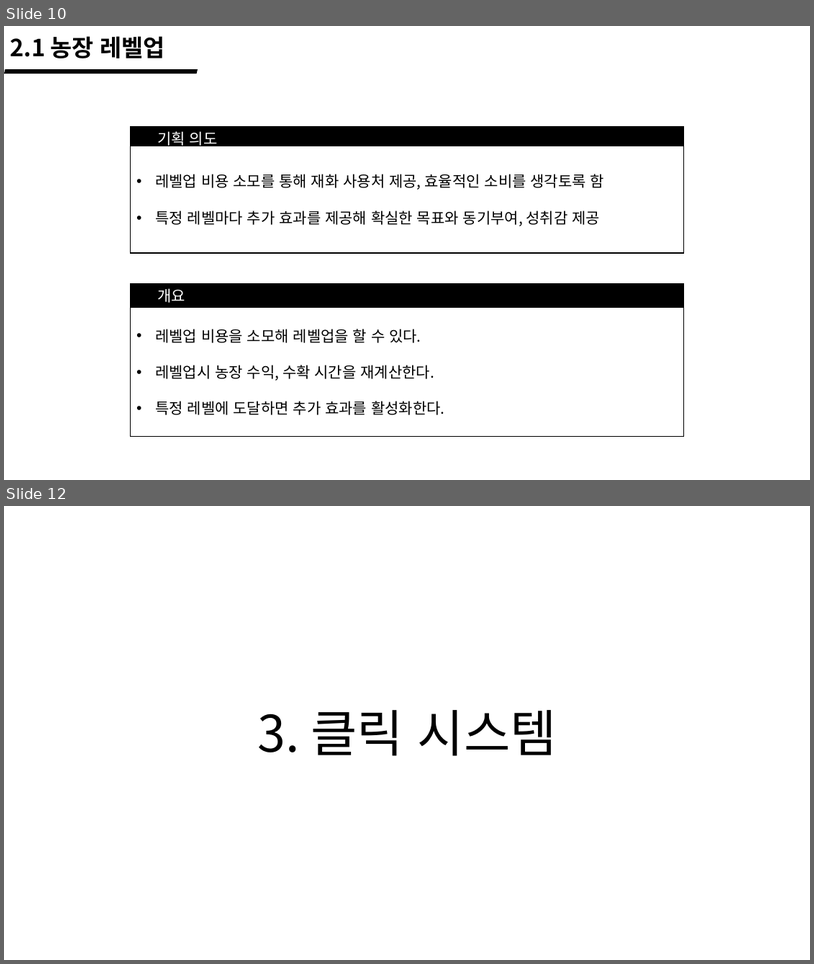
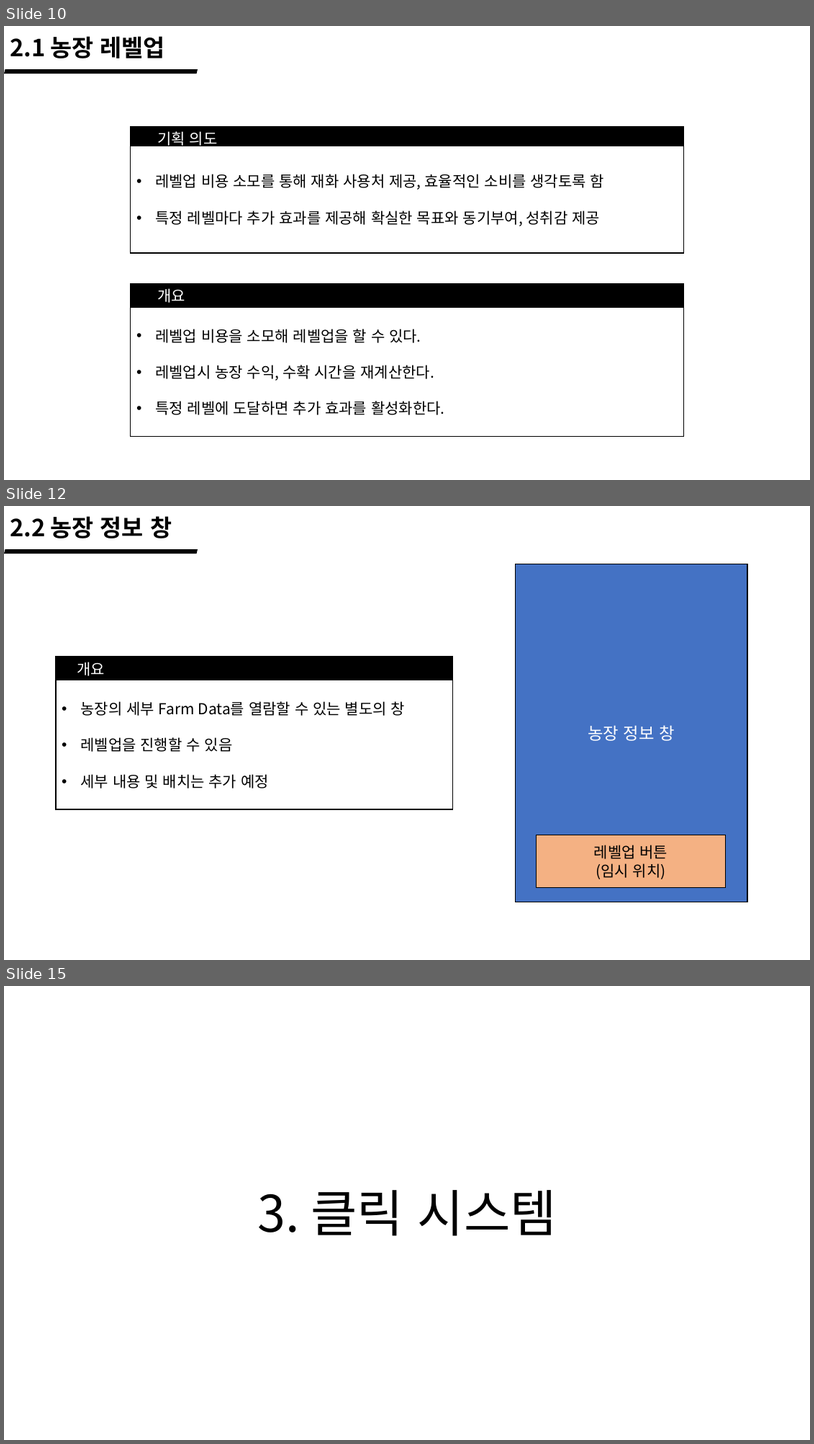
Before and after one commit to wlrud753/CarryCarrot, a slide deck: 기획서/당근키우기 시스템.pptx. Shown one above the other, each under a label of ours: slides 10 and 12 before the commit, slides 10, 12 and 15 after it; the slides between them are not shown. The pictures are 814x964 and 814x1444 pixels, drawn with LibreOffice and Linux fonts; fonts in the diff are those of the drawing. Boxes give left, top, right and bottom in pixels: in the first picture for what was removed or moved away, otherwise in the second. Text is boxed around its words. In the diff, an @@ line names an element or a change of style, - is before the commit and + after.

```diff
--- a/기획서/당근키우기 시스템.pptx
+++ b/기획서/당근키우기 시스템.pptx
@@ slide 12 added at box(4, 506, 810, 960), background #FFFFFF @@
@@ text added at box(10, 516, 172, 538), 28 pt, text #000000, bold @@
+2.2 농장 정보 창
@@ parallelogram added at box(4, 549, 198, 554), fill #000000 @@
@@ rectangle added at box(516, 564, 748, 901), fill #4472C4, outline #000000 1 pt, 20 pt, text #FFFFFF @@
+농장 정보 창
@@ rectangle added at box(56, 656, 453, 809), fill #000000, outline #000000 1 pt @@
@@ text added at box(77, 662, 105, 676), 18 pt, text #FFFFFF @@
+개요
@@ rectangle added at box(56, 680, 453, 809), fill #FFFFFF, outline #000000 1 pt, 18 pt, text #000000 @@
+• 농장의 세부 Farm Data를 열람할 수 있는 별도의 창
+• 레벨업을 진행할 수 있음
+• 세부 내용 및 배치는 추가 예정
@@ rectangle added at box(536, 835, 725, 888), fill #F4B183, outline #000000 1 pt, 18 pt, text #000000 @@
+레벨업 버튼
+(임시 위치)
@@ what was slide 12 is now slide 15 @@
```
Also in this commit, not shown: 3 slides changed, 2 other slides added, 15 other files.
